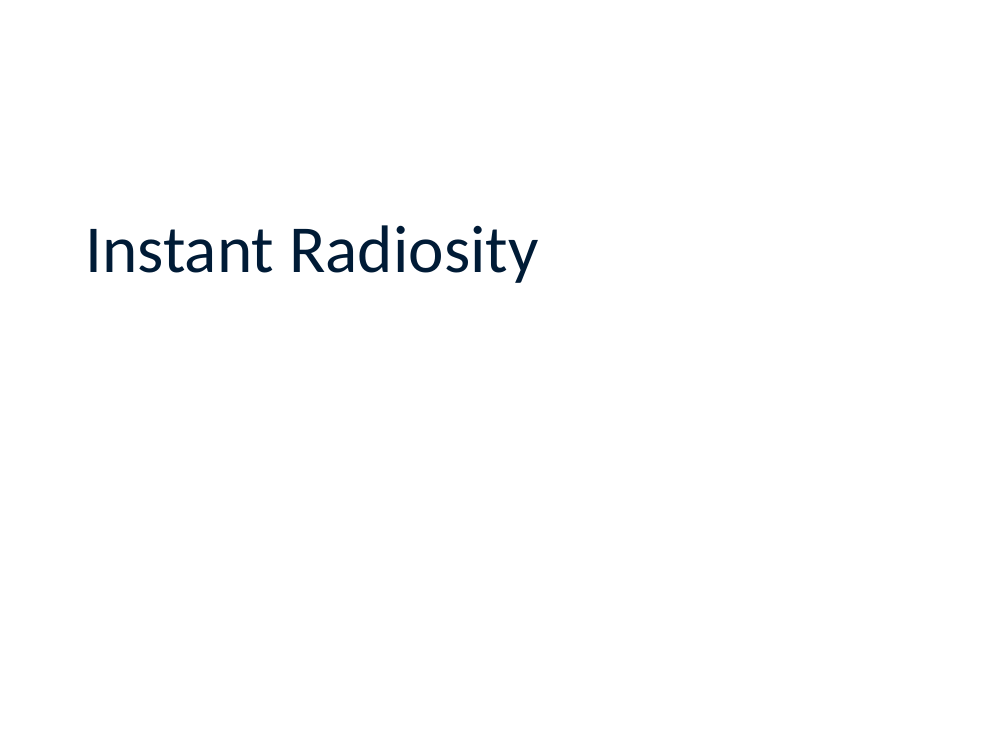
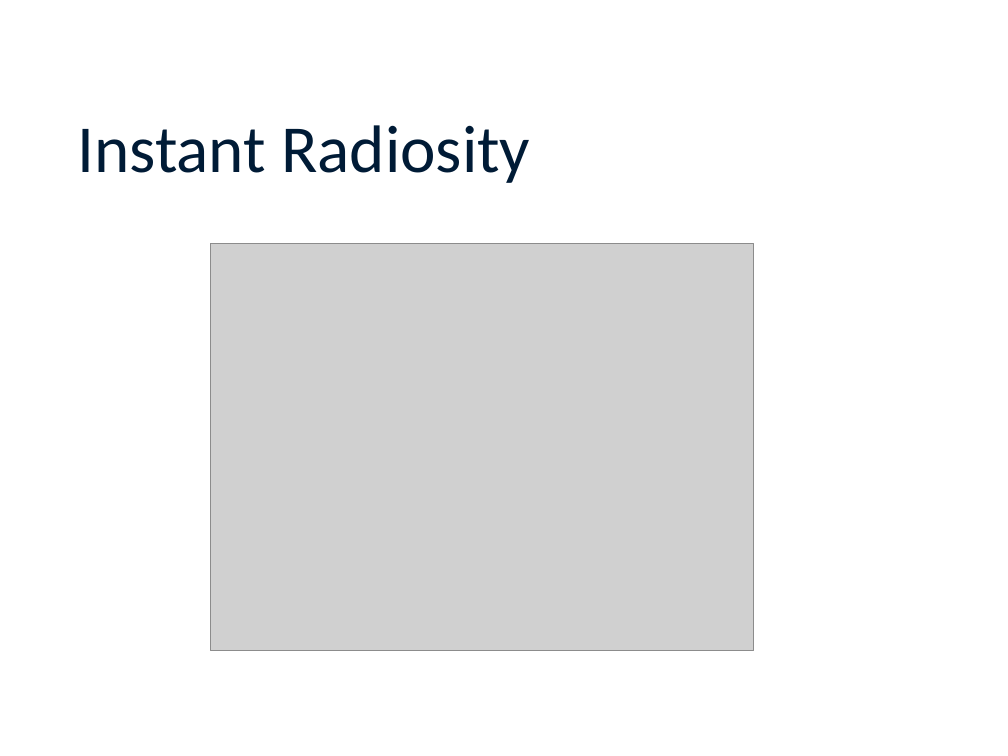
Before and after one commit to zdltheone/instant-radiosity, a slide deck: slide 1 of src/Final write up.pptx. Drawn at 1008x756 pixels with LibreOffice and Linux fonts; fonts in the diff are those of the drawing; grey boxes stand for pictures; background and template pictures are left out. Boxes give left, top, right and bottom in pixels: in the first picture for what was removed or moved away, otherwise in the second. Text is boxed around its words. In the diff, an @@ line names an element or a change of style, - is before the commit and + after.

```diff
--- a/src/Final write up.pptx
+++ b/src/Final write up.pptx
@@ title "Instant Radiosity": place and size @@
-title "Instant Radiosity" at [86,225,538,283]
+title "Instant Radiosity" at [77,125,530,183]
@@ picture added at [211,243,754,651] @@
```
Also in this commit, not shown: 1 other slide changed, 3 slides added, 2 slides removed.
